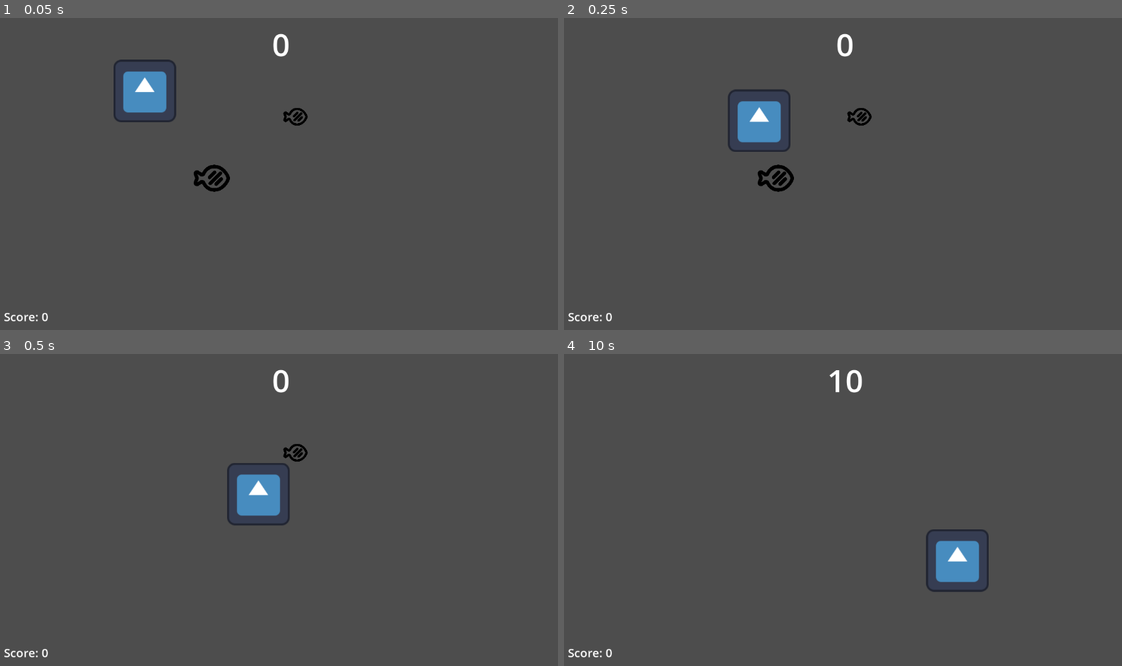
Above: before the commit, frames 1-4 (two rows, left to right).
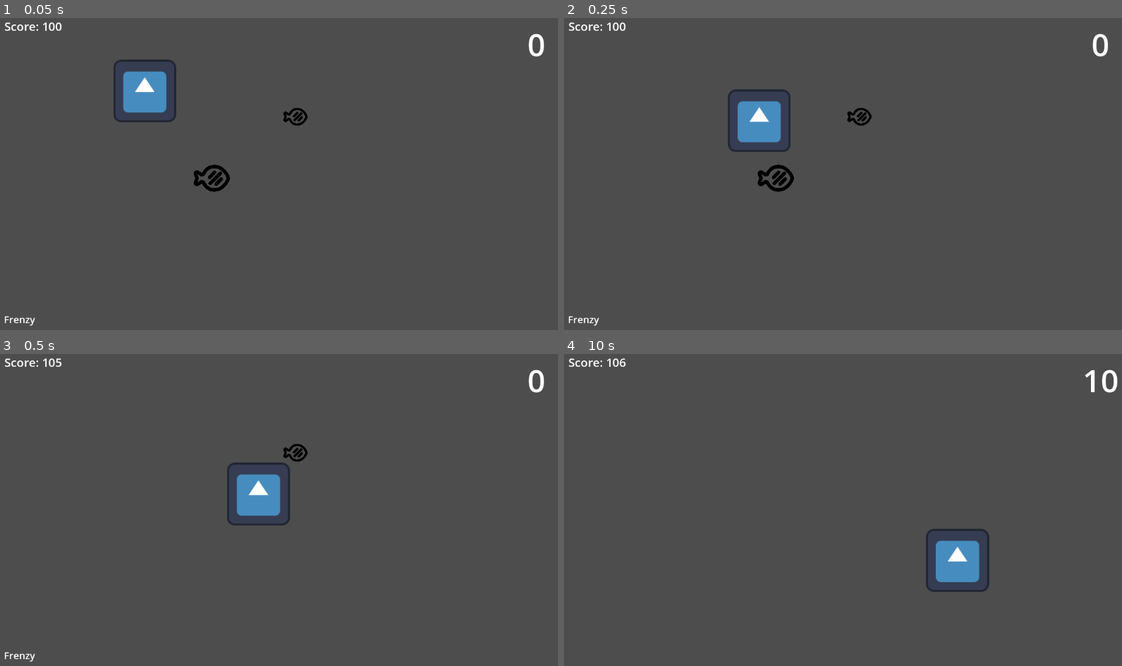
Above: after the commit, the same moments.

Repository: bryanjhdang/gmtk2024
Game: Godot game, scene res://scenes/sandbox.tscn
Same seed, same stepped clock (60 frames per second), same inputs: the game is played once before the commit and once after it. The engine's default icon, where the game draws it, is replaced by a stand-in: a white triangle on a blue panel in a dark square.
Inputs (mouse positions are in pixels of both pictures, inside the frame that each line leads up to):
- Up to frame 1 (0.05 s): no input
- Up to frame 2 (0.25 s): no input
- Up to frame 3 (0.5 s): no input
- Up to frame 4 (10 s): move the mouse to (971, 491) at 0.52 s; hold E (frenzy) 0.53-1.28 s; move the mouse to (731, 522) at 1.27 s; tap Q (dash) at 1.35, 4.35, 7.35 s; tap E (frenzy) every 1.5 s from 1.55 to 9.05 s; move the mouse to (904, 438) at 2.02 s; hold E (frenzy) 2.03-2.78 s; move the mouse to (815, 572) at 2.77 s; click (815, 572) at 2.85 s; tap Enter at 3.5, 6.5 s; move the mouse to (1015, 556) at 3.52 s; hold E (frenzy) 3.53-4.28 s; move the mouse to (675, 460) at 4.27 s; move the mouse to (876, 506) at 5.02 s; hold E (frenzy) 5.03-5.78 s; tap Space at 5.75 s; move the mouse to (759, 428) at 5.77 s; click (759, 428) at 5.85 s; move the mouse to (971, 491) at 6.52 s; hold E (frenzy) 6.53-7.28 s; move the mouse to (731, 522) at 7.27 s; move the mouse to (904, 438) at 8.02 s; hold E (frenzy) 8.03-8.78 s; move the mouse to (815, 572) at 8.77 s; click (815, 572) at 8.85 s; move the mouse to (1015, 556) at 9.52 s; hold E (frenzy) from 9.53 s (still down)

The runs differ from the first frame. In frame 1, 0.5% of the frame differs, in the area x 0-98%, y 1-99%; in frame 2, 0.5%; in frame 3, 0.5%; in frame 4, 0.7%, in the area x 0-100%, y 1-98%.

Commit message:
working scoreboard

Diff:
--- a/characters/player/player.gd
+++ b/characters/player/player.gd
@@ -1,6 +1,7 @@
 extends CharacterBody2D
 
 @onready var game_manager = %GameManager
+@onready var hud = %Hud
 
 # Player stats
 const SPEED: float = 600.0
@@ -51,6 +52,7 @@
 
 # If combo meter is full, it activates a temporary speed boost and invincibility
 func _frenzy() -> void:
+	hud._frenzyCooldown(false)
 	boost_enabled = true
 	$CollisionShape2D.disabled = true
 	await get_tree().create_timer(3.0).timeout
@@ -61,6 +63,7 @@
 func frenzy_cooldown() -> void:
 	cast_frenzy = false
 	await get_tree().create_timer(10.0).timeout
+	hud._frenzyCooldown(true)
 	cast_frenzy = true
 
 # An enemy should call this function if the player gets hit
--- a/scenes/game_manager.gd
+++ b/scenes/game_manager.gd
@@ -1,15 +1,18 @@
 extends Node
 
-var score: float = 100
+@onready var hud = %Hud
 
-@onready var score_label = %scoreLabel
+var score: float
 
+func _ready() -> void:
+	score = 100
+	hud.update_score(score)
 
-func add_point(amount: float):
+func add_point(amount: float) -> void:
 	score += amount
 	update_score_label()
 	print(score)
 
 func update_score_label() -> void:
-	if score_label:
-		score_label.update_score(score)
+	if hud:
+		hud.update_score(score)
--- /dev/null
+++ b/scenes/hud.gd
@@ -0,0 +1,7 @@
+extends CanvasLayer
+
+func _frenzyCooldown(value: bool) -> void:
+	$frenzyLabel.visible = value
+
+func update_score(value: float) -> void:
+	$scoreLabel.text = "Score: %d" % value
--- a/scenes/hud.tscn
+++ b/scenes/hud.tscn
@@ -1,15 +1,17 @@
-[gd_scene load_steps=3 format=3 uid="uid://clroduu7vi62r"]
+[gd_scene load_steps=4 format=3 uid="uid://clroduu7vi62r"]
 
 [ext_resource type="Script" path="res://scripts/timer_label.gd" id="1_fr2vy"]
-[ext_resource type="Script" path="res://scripts/score_label.gd" id="2_ggveb"]
+[ext_resource type="Script" path="res://scenes/hud.gd" id="1_wgdbc"]
 
-[node name="Hud" type="Node2D"]
+[sub_resource type="LabelSettings" id="LabelSettings_ma83s"]
+font_size = 20
 
-[node name="CanvasLayer" type="CanvasLayer" parent="."]
+[node name="Hud" type="CanvasLayer"]
+script = ExtResource("1_wgdbc")
 
-[node name="timerLabel" type="Label" parent="CanvasLayer"]
-offset_left = 520.0
-offset_right = 630.0
+[node name="timerLabel" type="Label" parent="."]
+offset_left = 1042.0
+offset_right = 1152.0
 offset_bottom = 124.0
 theme_override_font_sizes/font_size = 64
 text = "00"
@@ -17,12 +19,20 @@
 vertical_alignment = 1
 script = ExtResource("1_fr2vy")
 
-[node name="scoreLabel" type="Label" parent="CanvasLayer"]
+[node name="scoreLabel" type="Label" parent="."]
 unique_name_in_owner = true
-offset_left = 8.0
-offset_top = 604.0
-offset_right = 70.0
-offset_bottom = 638.0
+offset_left = 9.0
+offset_top = 9.0
+offset_right = 71.0
+offset_bottom = 43.0
 theme_override_font_sizes/font_size = 24
 text = "score"
-script = ExtResource("2_ggveb")
+
+[node name="frenzyLabel" type="Label" parent="."]
+offset_left = 8.0
+offset_top = 612.0
+offset_right = 67.0
+offset_bottom = 640.0
+text = "Frenzy"
+label_settings = SubResource("LabelSettings_ma83s")
+horizontal_alignment = 1
--- a/scenes/sandbox.tscn
+++ b/scenes/sandbox.tscn
@@ -8,6 +8,9 @@
 
 [node name="TestingPlayground" type="Node2D"]
 
+[node name="Hud" parent="." instance=ExtResource("5_f2q30")]
+unique_name_in_owner = true
+
 [node name="GameManager" type="Node" parent="."]
 unique_name_in_owner = true
 script = ExtResource("1_kft4r")
@@ -17,11 +20,6 @@
 
 [node name="BabyFish" parent="." instance=ExtResource("2_e1r8k")]
 position = Vector2(604, 211)
-value = 0.0
 
 [node name="SmallFish" parent="." instance=ExtResource("4_mw18f")]
 position = Vector2(433, 337)
-value = 0.0
-
-[node name="Hud" parent="." instance=ExtResource("5_f2q30")]
-position = Vector2(8, -4)
--- a/scripts/score_label.gd
+++ /dev/null
@@ -1,10 +0,0 @@
-extends Label
-
-var score = 0
-
-func update_score(new_score: float) -> void:
-	score = new_score
-
-func _process(delta: float) -> void:
-	text = "Score: %d" % score
-	pass
